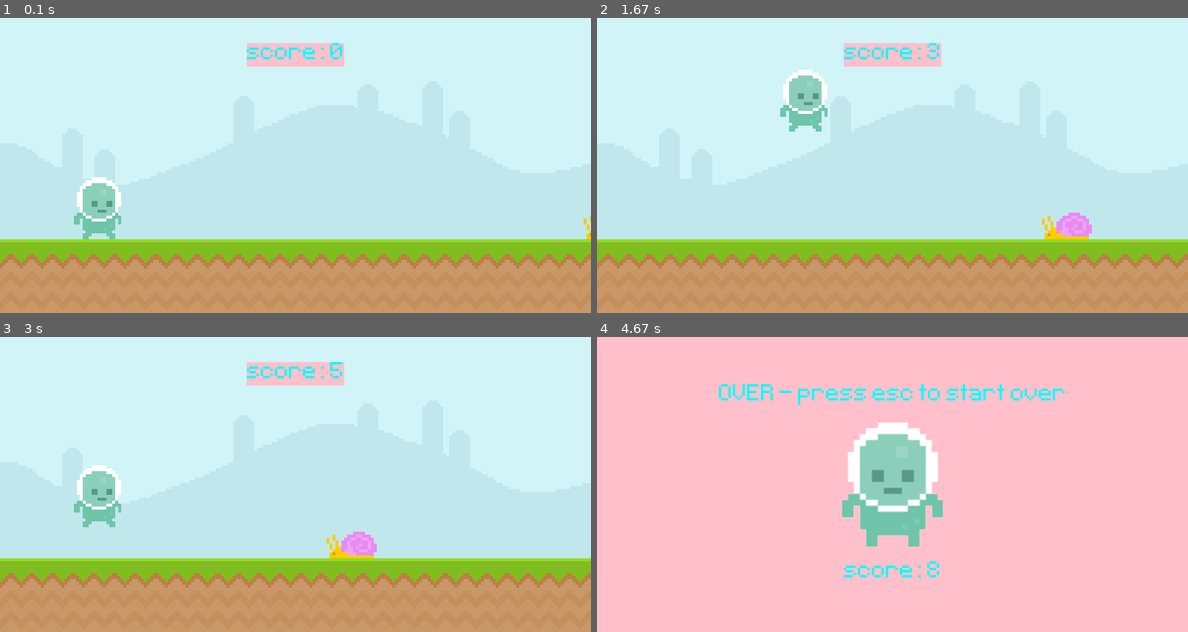
Above: before the commit, frames 1-4 (two rows, left to right).
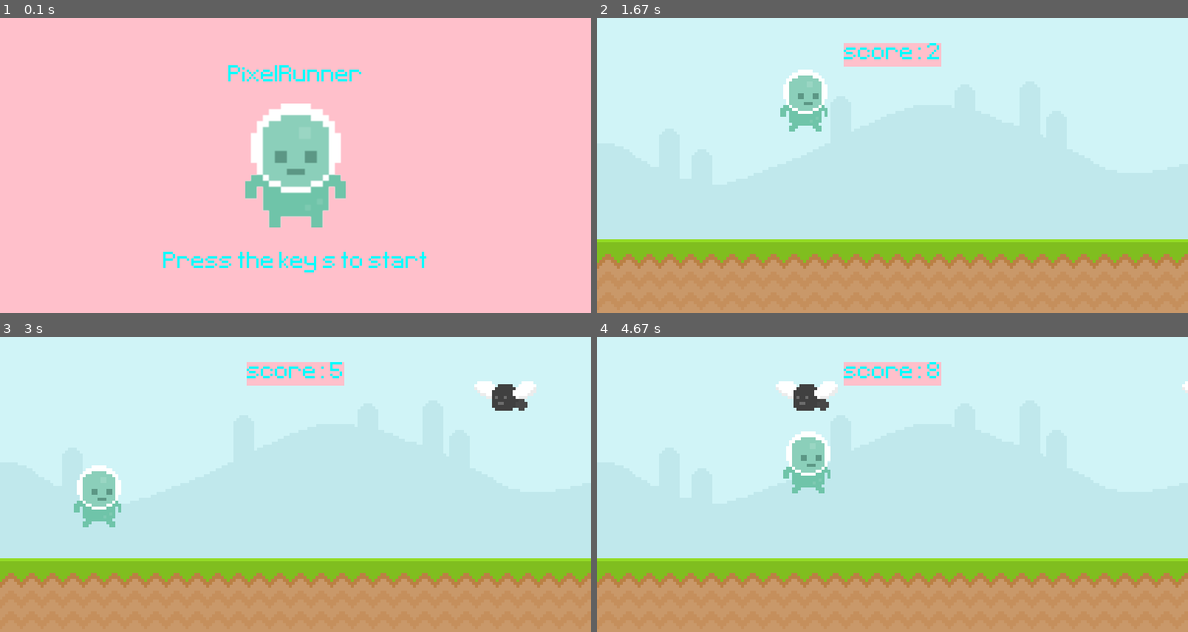
Above: after the commit, the same moments.

Repository: Peter-Hu12138/first-pygame-app
Game: pygame game, started from game.py
The game is run twice, just before and just after one commit, with the same random seed, the same clock (stepped at 60 frames per second) and the same inputs.
Inputs:
- Up to frame 1 (0.1 s): no input
- Up to frame 2 (1.67 s): tap S at 0.33 s; tap Space at 0.67, 1.07, 1.37, 1.57 s; hold D 1-1.47 s; hold D from 1.5 s (still down)
- Up to frame 3 (3 s): tap Space at 1.87, 2.07, 2.37, 2.63, 2.93 s; release D at 1.97 s; hold A 2-2.53 s; hold A 2.57-2.97 s
- Up to frame 4 (4.67 s): hold D 3-3.63 s; tap Space at 3.07, 3.37, 3.73, 4.03, 4.23, 4.53 s; hold A 3.67-4.13 s; hold D 4.17-4.63 s

The runs differ from the first frame. In frame 1, 99% of the frame differs, in the area x 0-100%, y 0-100%; in frame 2, 0.6%; in frame 3, 1.3%; in frame 4, 99%.

Commit message:
rename main file to game.py and implemented obstacle spawning and movement using oop design

Diff:
--- a/follow_tut.py
+++ b/game.py
@@ -1,5 +1,6 @@
 import pygame
 import random
+from objects import *
 from sys import exit
 
 def get_curr_time():
@@ -25,32 +26,47 @@
 game_font = pygame.font.Font("./font/Pixeltype.ttf", 50)
 start_time = 0
 
+over_text_surf = game_font.render("OVER - press esc to start over", 1, "cyan")
+over_text_rect = over_text_surf.get_rect(center=(WIDTH // 2, HEIGHT // 5))
+
 # more init
-game_state = "ONG"
+game_state = "STR"
 """
 ONG - onoging
 PAU - paused
+STR - start
 OVR - over
 """
-
+# load and init images and rects and vars
 sky_surface = pygame.image.load("./graphics/Sky.png").convert_alpha()
 ground_surface = pygame.image.load("./graphics/ground.png").convert_alpha()
 ground_rect = ground_surface.get_rect(topleft=(0, 300))
 
-over_text_surf = game_font.render("OVER - press esc to start over", 1, "cyan")
-over_text_rect = over_text_surf.get_rect(center=(WIDTH // 2, HEIGHT // 5))
-
+obstacle_manager = Manager(WIDTH)
 snail = pygame.image.load("./graphics/snail/snail1.png").convert_alpha()
 snail_rect = snail.get_rect(bottomleft=(800, 300))
 snail_speed = 1
 snail_respawning_prob = 0.01
+bird = pygame.image.load("./graphics/Fly/Fly1.png").convert_alpha()
+obstacle_manager.add_object(bird, 4, 100)
+obstacle_manager.add_object(snail, 2, 300)
+
 
 player_stand_surf = pygame.transform.rotozoom(pygame.image.load("./graphics/Player/player_stand.png"), 0, 2).convert_alpha()
 player_surface = pygame.image.load("./graphics/Player/player_walk_1.png").convert_alpha()
 player_rect = player_surface.get_rect(bottomleft=(100, 300))
 player_vy = 0
+
+# game settings and constants
+FASTER_SNAIL = True
 JUMP_V = 15
 GRAVITY_CONSTANT = 0.8
+
+# Timer
+obstacle_timer = pygame.USEREVENT + 1
+pygame.time.set_timer(obstacle_timer, 2000)
+speed_timer = pygame.USEREVENT + 2
+pygame.time.set_timer(speed_timer, 100)
 
 while True:
     for event in pygame.event.get():
@@ -66,14 +82,26 @@
                 if event.key == pygame.K_SPACE and player_rect.bottom == 300:
                     player_vy -= JUMP_V
 
+            if event.type == obstacle_timer:
+                obstacle_manager.spawn()
+                print("spwaning")
+                print(f"number of obstacles {obstacle_manager.obstacles.__len__()}")
+            if event.type == speed_timer:
+                obstacle_manager.update_speed()
         elif game_state == "OVR":
             if event.type == pygame.KEYDOWN and event.key == pygame.K_ESCAPE:
                 game_state = "ONG"
                 # reset game
-                snail_rect = snail.get_rect(bottomleft=(800, 300))
+                obstacle_manager.reset()
                 player_rect = player_surface.get_rect(bottomleft=(100, 300))
                 player_vy = 0
                 start_time = pygame.time.get_ticks()
+        elif game_state == "STR":
+            if event.type == pygame.KEYDOWN and event.key == pygame.K_s:
+                game_state = "ONG"
+                start_time = pygame.time.get_ticks()
+
+
 
     if game_state == "ONG":
 
@@ -84,13 +112,18 @@
         main_screen.blit(ground_surface, ground_rect)
 
         display_text_at(main_screen, f"score: {get_curr_score()}", game_font, WIDTH // 2, 50)
-        main_screen.blit(snail, snail_rect)
+        # main_screen.blit(snail, snail_rect)
+        obstacle_manager.update_position()
+        obstacle_manager.draw(main_screen)
         main_screen.blit(player_surface, player_rect)
 
-        if snail_rect.right <= 0: # replace snail if out frame
-            snail_rect.left = 800
-        else:
-            snail_rect.left -= 2
+        # if snail_rect.right <= 0: # replace snail if out frame
+        #     snail_rect.left = 800
+        # else:
+        #     snail_rect.left -= snail_speed
+
+        # if FASTER_SNAIL:
+        #     snail_speed += 0.01
 
         if player_rect.left > WIDTH: # replace player if out frame
             player_rect.right = 0
@@ -110,7 +143,7 @@
                 player_rect.bottom = 300
 
 
-        if player_rect.colliderect(snail_rect):
+        if obstacle_manager.any_collide_with(player_rect):
             game_state = "OVR"
             score = get_curr_score()
 
@@ -120,6 +153,11 @@
         main_screen.blit(player_stand_surf, player_stand_surf.get_rect(center=(WIDTH // 2, HEIGHT // 2)))
         display_text_at(main_screen, f"score: {score}", game_font, WIDTH // 2, HEIGHT * 4 // 5)
         main_screen.blit(over_text_surf, over_text_rect)
+    elif game_state == "STR":
+        main_screen.fill("pink")
+        main_screen.blit(player_stand_surf, player_stand_surf.get_rect(center=(WIDTH // 2, HEIGHT // 2)))
+        display_text_at(main_screen, f"PixelRunner", game_font, WIDTH // 2, HEIGHT * 1 // 5)
+        display_text_at(main_screen, "Press the key s to start", game_font, WIDTH // 2, HEIGHT * 5 // 6)
 
 
 
